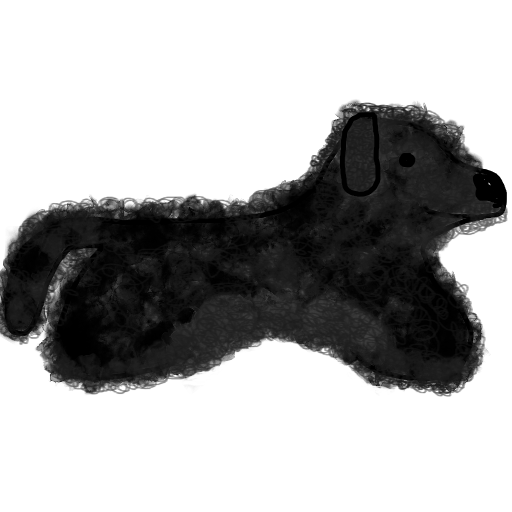
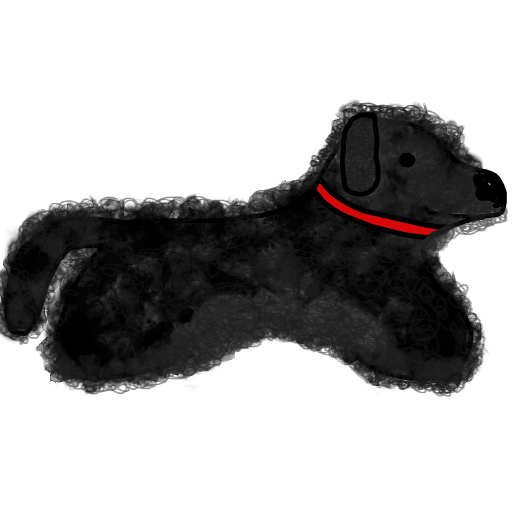
The second 512×512 image is a revision of the first. Changes to its layers:
added layer "collar" in group "Group 1" over [313, 178, 449, 240]
